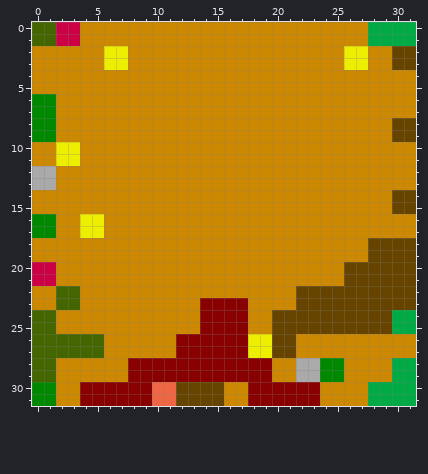
Pixel-art sprite -- Applications/Inzombniac/tree_chopped.gif. That is the earlier state.
The file is 32x32 pixels.
The result:
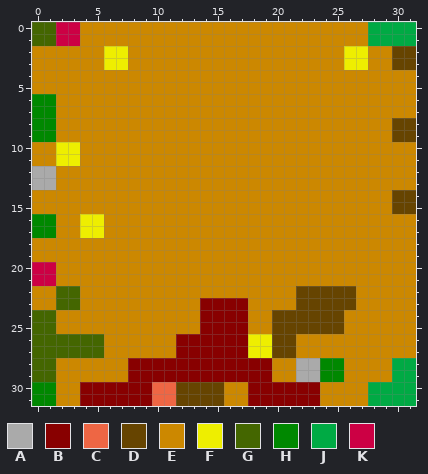
Palette (. is transparent): A #aaaaaa  B #880000  C #ee6644  D #664400  E #cc8800  F #eeee00  G #446600  H #008800  J #00aa44  K #cc0044
From the commit log: Fixed tree shadow on tree_chopped icon
The edit:
Changed rows in their new state; - is an unchanged pixel.
first column x 26:
18 --EEEE
19 --EEEE
20 EEEEEE
21 EEEEEE
22 -EEEEE
23 -EEEEE
24 EEEEEE
25 EEEEEE
Pixel boxes of the changes (left, top, right, bottom) in both pictures:
changed: (344, 238, 416, 334)
